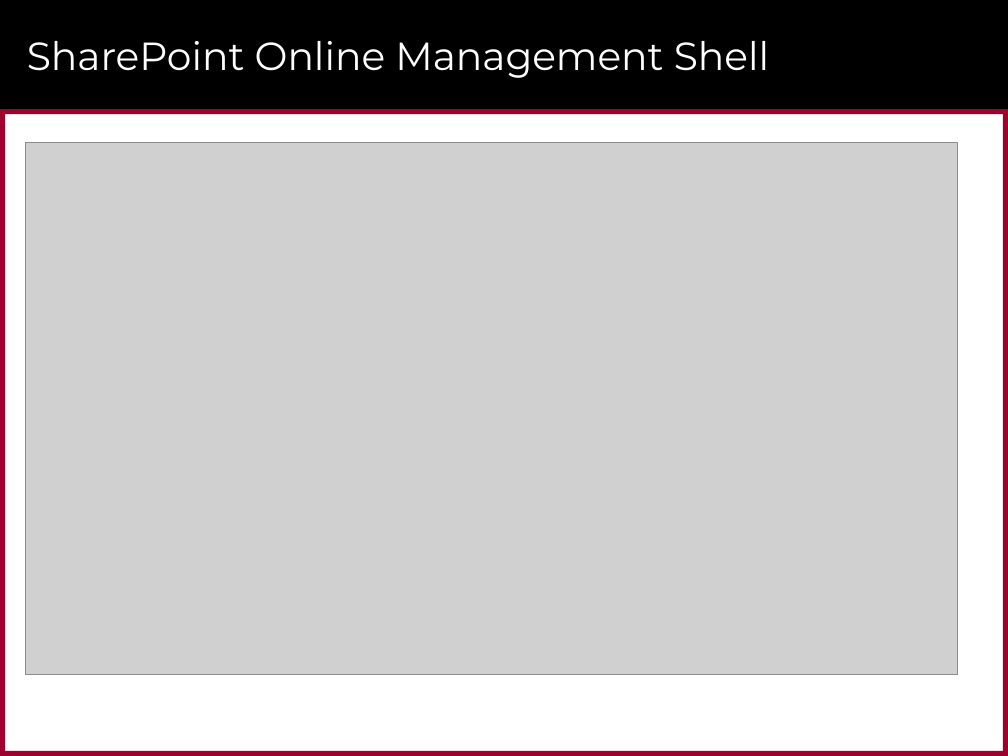
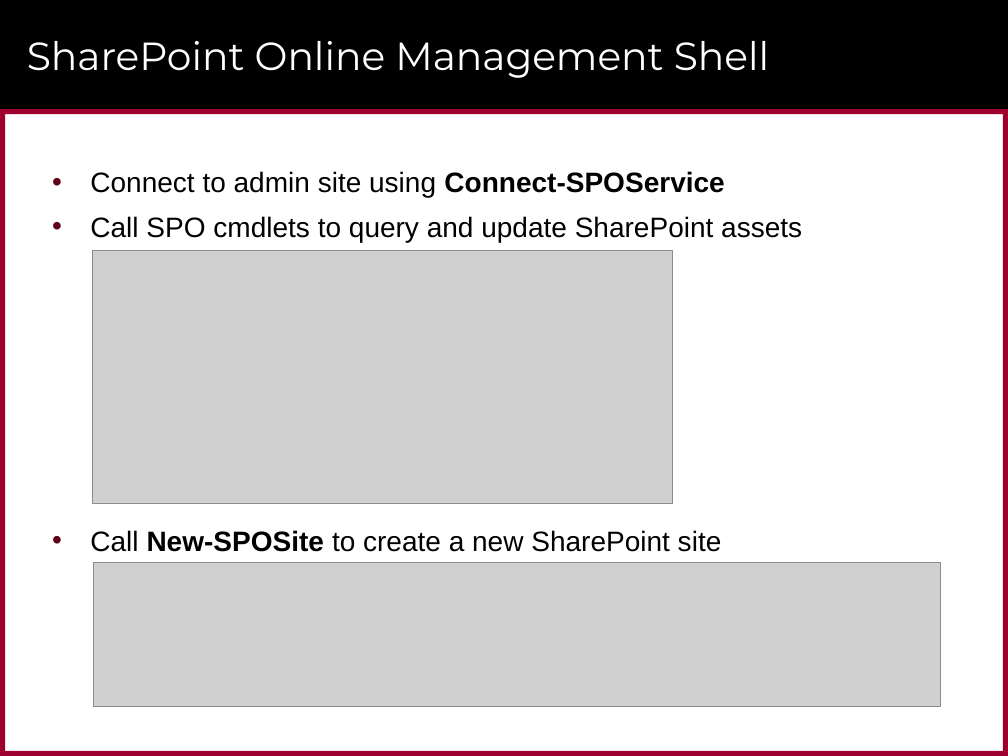
Before and after one commit to CriticalPathTraining/MSD365_Courseware, a slide deck: slide 16 of 01 GettingStarted.pptx (slide 17 before the commit). Drawn at 1008x756 pixels with LibreOffice and Linux fonts; fonts in the diff are those of the drawing; grey boxes stand for pictures; background and template pictures are left out. Boxes give left, top, right and bottom in pixels: in the first picture for what was removed or moved away, otherwise in the second. Text is boxed around its words. In the diff, an @@ line names an element or a change of style, - is before the commit and + after.

```diff
--- a/01 GettingStarted.pptx
+++ b/01 GettingStarted.pptx
@@ picture removed at (x1=25, y1=143, x2=958, y2=674) @@
@@ text added at (x1=90, y1=171, x2=802, y2=552), 20 pt, text #000000 @@
+• Connect to admin site using Connect-SPOService
+• Call SPO cmdlets to query and update SharePoint assets
+• Call New-SPOSite to create a new SharePoint site
@@ picture added at (x1=93, y1=250, x2=673, y2=504) @@
@@ picture added at (x1=94, y1=562, x2=941, y2=707) @@
```
Also in this commit, not shown: 4 other slides changed, 1 slide removed, 3 other files.
